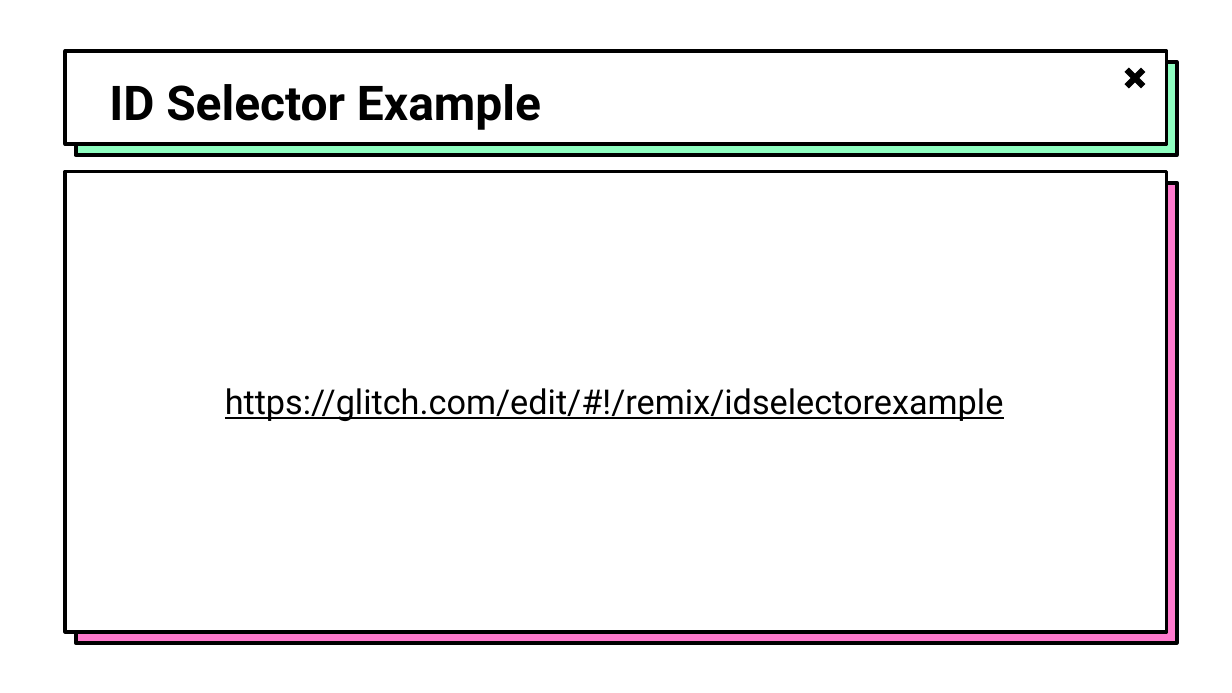
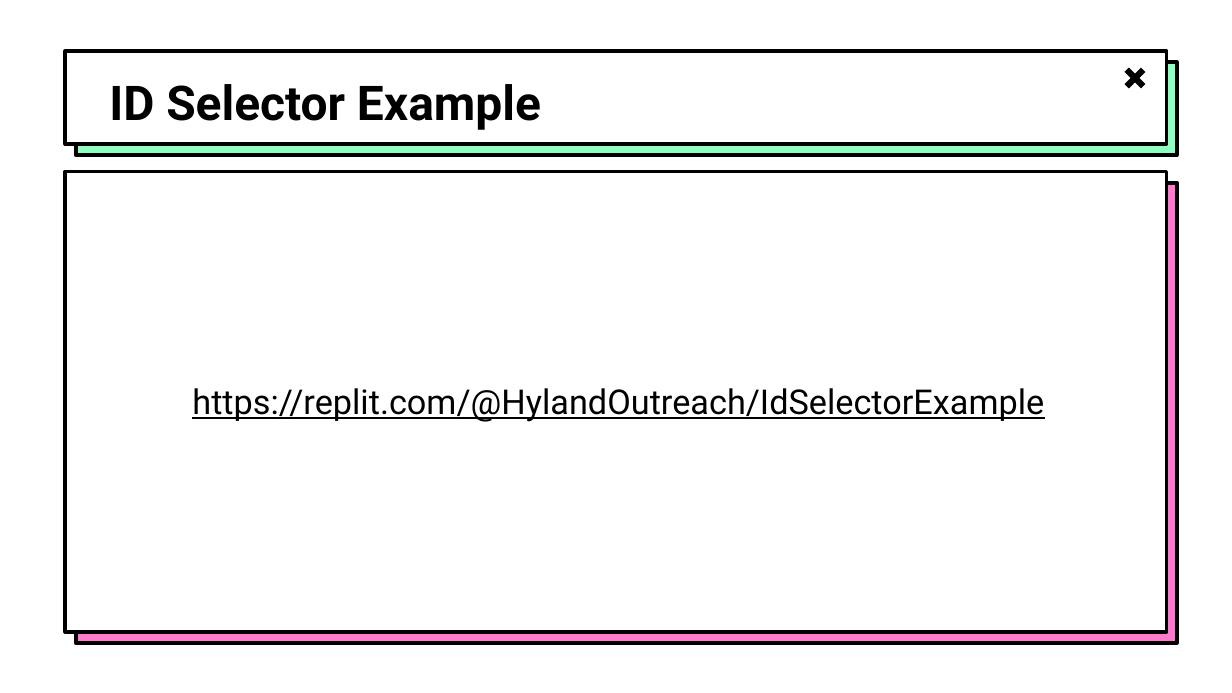
Before and after one commit to hytechclub/web-101, a slide deck: slide 9 of Week07/MoreSelectors.pptx. Drawn at 1232x693 pixels with LibreOffice and Linux fonts; fonts in the diff are those of the drawing; background and template pictures are left out. Boxes give left, top, right and bottom in pixels: in the first picture for what was removed or moved away, otherwise in the second. Text is boxed around its words. In the diff, an @@ line names an element or a change of style, - is before the commit and + after.

Commit message:
Revert "reapply some glitch changes"
This reverts commit a577be4958e749d99782d1e59f86bcd1357cf29e.

```diff
--- a/Week07/MoreSelectors.pptx
+++ b/Week07/MoreSelectors.pptx
@@ text at (192, 388, 1044, 422): text changed @@
-https://glitch.com/edit/#!/remix/idselectorexample
+https://replit.com/@HylandOutreach/IdSelectorExample
```
Also in this commit, not shown: 2 other slides changed, 11 other files.
